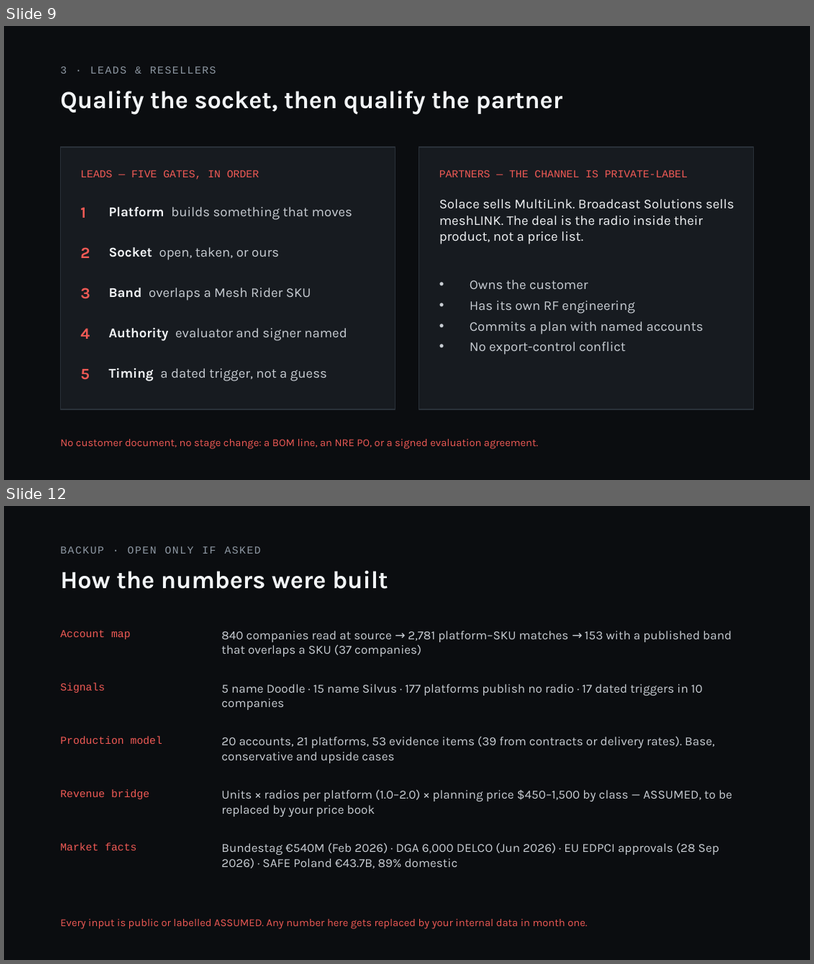
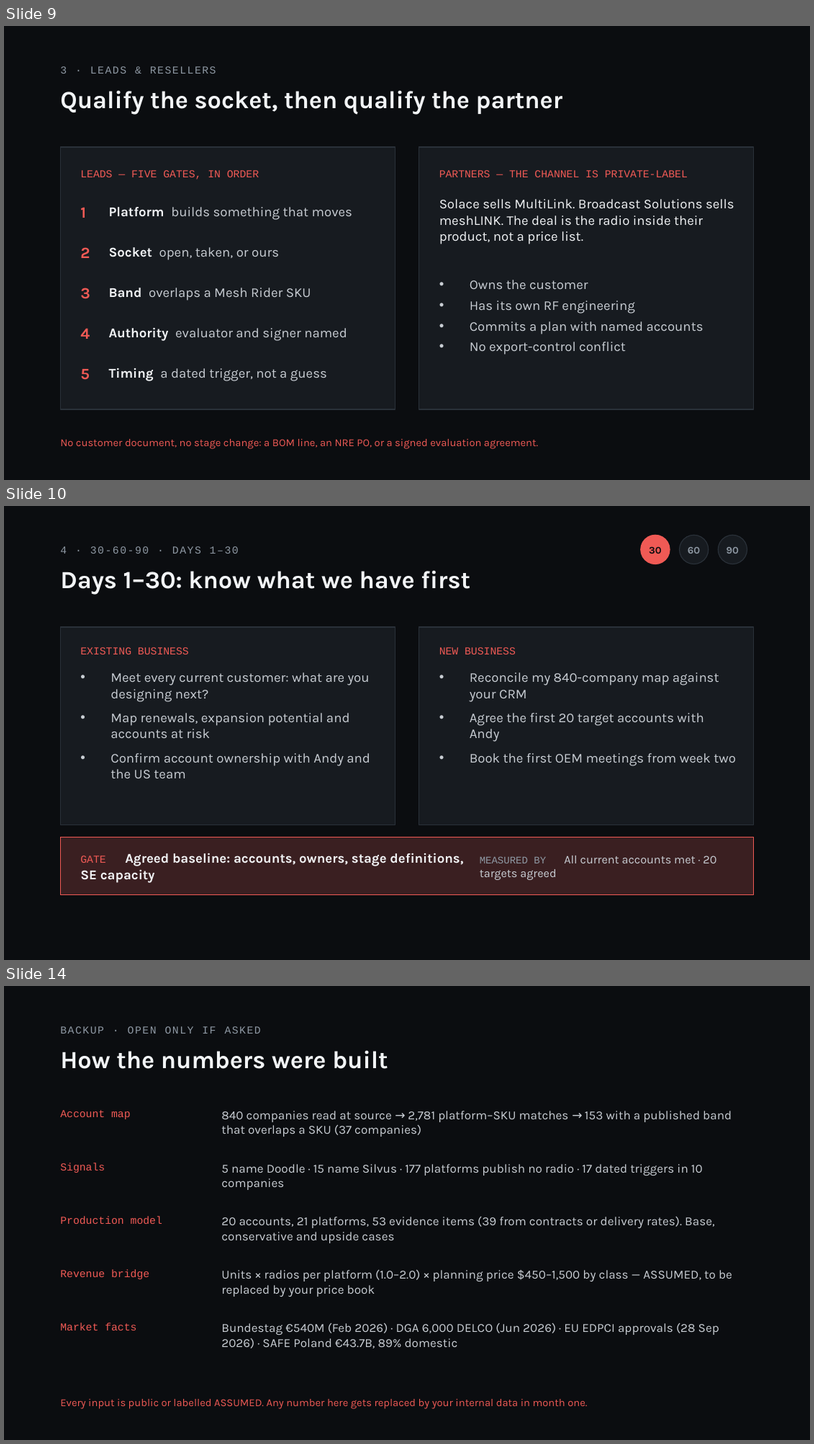
Before and after one commit to SerchMic/test, a slide deck: doodle-panel/Doodle_Labs_Europe_Panel_FINAL_v4.pptx. Shown one above the other, each under a label of ours: slides 9 and 12 before the commit, slides 9, 10 and 14 after it; the slides between them are not shown. The pictures are 814x964 and 814x1444 pixels, drawn with LibreOffice and Linux fonts; fonts in the diff are those of the drawing. Boxes give left, top, right and bottom in pixels: in the first picture for what was removed or moved away, otherwise in the second. Text is boxed around its words. In the diff, an @@ line names an element or a change of style, - is before the commit and + after.

```diff
--- a/doodle-panel/Doodle_Labs_Europe_Panel_FINAL_v4.pptx
+++ b/doodle-panel/Doodle_Labs_Europe_Panel_FINAL_v4.pptx
@@ slide 10 added at bbox=[4, 506, 810, 960], background #0B0D10 @@
@@ text added at bbox=[60, 546, 239, 554], 9.5 pt, text #8E98A3 @@
+4 · 30-60-90 · DAYS 1–30
@@ ellipse added at bbox=[641, 535, 670, 564], fill #F05A55, outline #F05A55 0.75 pt @@
@@ text added at bbox=[649, 546, 662, 554], 9 pt, text #0B0D10, bold @@
+30
@@ ellipse added at bbox=[680, 535, 709, 564], fill #171B20, outline #2A3139 0.75 pt @@
@@ text added at bbox=[688, 547, 700, 554], 9 pt, text #8E98A3, bold @@
+60
@@ ellipse added at bbox=[718, 535, 748, 564], fill #171B20, outline #2A3139 0.75 pt @@
@@ text added at bbox=[727, 547, 739, 554], 9 pt, text #8E98A3, bold @@
+90
@@ text added at bbox=[60, 570, 471, 595], 22 pt, text #F2F4F6, bold @@
+Days 1–30: know what we have first
@@ rectangle added at bbox=[60, 627, 395, 824], fill #171B20, outline #2A3139 0.75 pt @@
@@ rectangle added at bbox=[419, 627, 754, 824], fill #171B20, outline #2A3139 0.75 pt @@
@@ text added at bbox=[80, 647, 189, 654], 9.5 pt, text #F05A55 @@
+EXISTING BUSINESS
@@ text added at bbox=[440, 647, 516, 654], 9.5 pt, text #F05A55 @@
+NEW BUSINESS
@@ text added at bbox=[111, 672, 370, 778], 12 pt, text #C9CED4 @@
+• Meet every current customer: what are you designing next?
+• Map renewals, expansion potential and accounts at risk
+• Confirm account ownership with Andy and the US team
@@ text added at bbox=[470, 672, 736, 766], 12 pt, text #C9CED4 @@
+• Reconcile my 840-company map against your CRM
+• Agree the first 20 target accounts with Andy
+• Book the first OEM meetings from week two
@@ rectangle added at bbox=[60, 836, 754, 895], fill #3A1F21, outline #F05A55 0.75 pt @@
@@ text added at bbox=[80, 853, 463, 883], 12 pt, text #F2F4F6, bold @@
+GATE Agreed baseline: accounts, owners, stage definitions, SE capacity
@@ text added at bbox=[480, 855, 717, 863], 10.5 pt, text #C9CED4 @@
+MEASURED BY All current accounts met · 20 targets agreed
@@ what was slide 12 is now slide 14 @@
```
Also in this commit, not shown: 9 slides changed, 2 other slides added, 1 slide removed, 1 other file.
